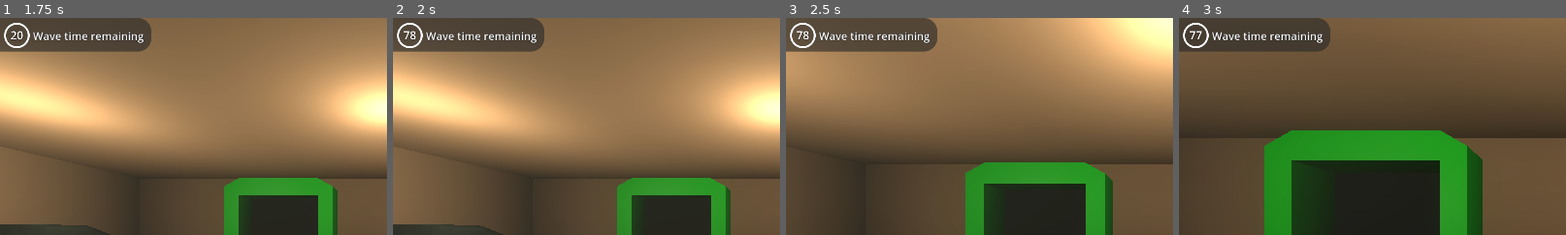
Above: before the commit, frames 1-4 (left to right).
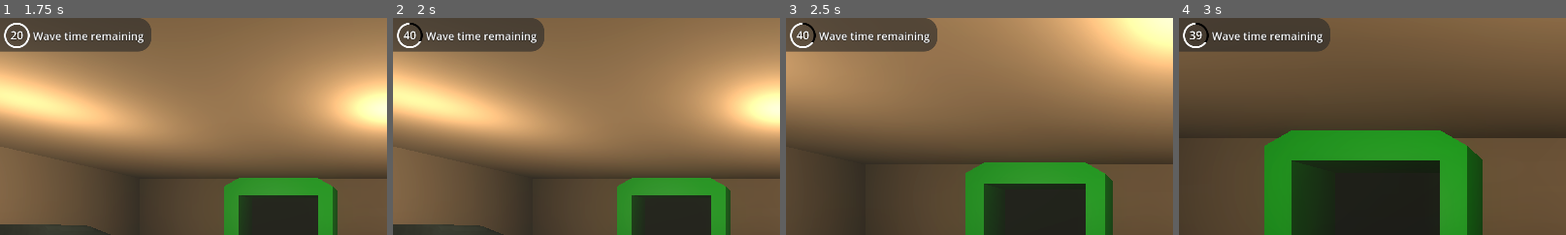
Above: after the commit, the same moments.

Repository: MonoLogicCodes/packing-hours
Game: Godot game, scene res://Scenes/Screens/main_screen.tscn
The game is run twice, just before and just after one commit, with the same random seed, the same clock (stepped at 60 frames per second) and the same inputs.
Inputs (mouse positions are % of the whole screen's width and height, from its top left):
- Up to frame 1 (1.75 s): tap Enter at 0.5 s; move the mouse to (72, 45) at 0.52 s; hold D (right) 0.53-1.25 s; right-click (72, 45) at 0.6 s; click "LOAD GAME" at 1.25 s
- Up to frame 2 (2 s): no input
- Up to frame 3 (2.5 s): move the mouse to (45, 50) at 2.02 s; hold W (forward) from 2.03 s (still down); right-click (45, 50) at 2.1 s
- Up to frame 4 (3 s): keep holding W (forward); move the mouse to (52, 48) at 2.77 s; right-click (52, 48) at 2.85 s
The pictures show only the part of the screen within x 0-50%, y 0-50%; the shares and areas given below are measured in that part.

Frame 1 is identical in both runs. In frame 2, 0.1% of the frame differs, in the area x 2-8%, y 2-11%; in frame 3, 0.2%; in frame 4, 0.2%, in the area x 2-8%, y 2-12%.

Commit message:
Added Audio Manager
1. Added audio manager
2. Added SFX (part 1)

Diff:
--- a/Scenes/Box/box.tscn
+++ b/Scenes/Box/box.tscn
@@ -118,7 +118,7 @@
 shadow_mesh = SubResource("ArrayMesh_a8dol")
 
 [sub_resource type="BoxShape3D" id="BoxShape3D_hex5h"]
-size = Vector3(0.9, 0.9, 0.9)
+size = Vector3(0.82836914, 0.19604492, 0.85058594)
 
 [sub_resource type="Animation" id="Animation_8rww4"]
 length = 0.001
@@ -302,6 +302,9 @@
 &"flaps_close": SubResource("Animation_2frdm")
 }
 
+[sub_resource type="BoxShape3D" id="BoxShape3D_2frdm"]
+size = Vector3(0.9, 0.8943359, 0.0146484375)
+
 [node name="Box" type="Area3D"]
 collision_layer = 4
 collision_mask = 256
@@ -338,7 +341,7 @@
 transform = Transform3D(-0.8, 0, 6.9938224e-08, 0, 0.8, 0, -6.9938224e-08, 0, -0.8, 1.9888683e-08, -0.033176064, -0.455)
 
 [node name="CollisionShape3D" type="CollisionShape3D" parent="."]
-transform = Transform3D(1, 0, 0, 0, 1, 0, 0, 0, 1, 0, 0.5, 0)
+transform = Transform3D(1, 0, 0, 0, 1, 0, 0, 0, 1, 0, 0.712429, 0)
 shape = SubResource("BoxShape3D_hex5h")
 
 [node name="toy_location" type="Marker3D" parent="."]
@@ -348,3 +351,24 @@
 libraries = {
 &"": SubResource("AnimationLibrary_cmmx2")
 }
+
+[node name="StaticBody3D" type="StaticBody3D" parent="."]
+transform = Transform3D(1, 0, 0, 0, 1, 0, 0, 0, 1, 0, 0.405, 0)
+collision_layer = 8
+collision_mask = 256
+
+[node name="CollisionShape3D" type="CollisionShape3D" parent="StaticBody3D"]
+transform = Transform3D(1, 0, 0, 0, 1, 0, 0, 0, 1, 0, 0.047167957, 0.45501104)
+shape = SubResource("BoxShape3D_2frdm")
+
+[node name="CollisionShape3D3" type="CollisionShape3D" parent="StaticBody3D"]
+transform = Transform3D(1, 0, 0, 0, 1, 0, 0, 0, 1, 0, 0.04699999, -0.45349336)
+shape = SubResource("BoxShape3D_2frdm")
+
+[node name="CollisionShape3D2" type="CollisionShape3D" parent="StaticBody3D"]
+transform = Transform3D(-4.371139e-08, 0, 1, 0, 1, 0, -1, 0, -4.371139e-08, 0.4518472, 0.047167957, -0.0019321218)
+shape = SubResource("BoxShape3D_2frdm")
+
+[node name="CollisionShape3D4" type="CollisionShape3D" parent="StaticBody3D"]
+transform = Transform3D(-4.371139e-08, 0, 1, 0, 1, 0, -1, 0, -4.371139e-08, -0.4518473, 0.047167957, -0.0019321218)
+shape = SubResource("BoxShape3D_2frdm")
--- a/Scenes/Entities/the_eye.tscn
+++ b/Scenes/Entities/the_eye.tscn
@@ -146,32 +146,34 @@
 
 [node name="Sprite3D2" type="Sprite3D" parent="."]
 transform = Transform3D(-4.3711385e-08, 0, 0.8, 0, 1, 0, -0.99999994, 0, -3.4969112e-08, 0, 0.013, 0.60418963)
+billboard = 2
 texture = ExtResource("2_slv8u")
 
 [node name="Sprite3D3" type="Sprite3D" parent="."]
 transform = Transform3D(-4.3711385e-08, 0, 0.8, 0, 1, 0, -0.99999994, 0, -3.4969112e-08, 0, 0.018, -0.61294603)
+billboard = 2
 texture = ExtResource("2_slv8u")
 
 [node name="right_yellow" type="OmniLight3D" parent="."]
 transform = Transform3D(1, 0, 0, 0, 1, 0, 0, 0, 1, 0, 0, -0.648)
 light_color = Color(1, 1, 0, 1)
+light_energy = 0.6
 shadow_enabled = true
 
 [node name="left_orange" type="OmniLight3D" parent="."]
 transform = Transform3D(1, 0, 0, 0, 1, 0, 0, 0, 1, 0, 0, 0.687)
 light_color = Color(1, 0.4, 0, 1)
-light_energy = 3.119
 omni_range = 0.85178566
 
 [node name="right_orange" type="OmniLight3D" parent="."]
 transform = Transform3D(1, 0, 0, 0, 1, 0, 0, 0, 1, 0, 0, -0.648)
 light_color = Color(1, 0.4, 0, 1)
-light_energy = 3.331
 omni_range = 0.85178566
 
 [node name="left_yellow" type="OmniLight3D" parent="."]
 transform = Transform3D(1, 0, 0, 0, 1, 0, 0, 0, 1, 0, 0, 0.687)
 light_color = Color(1, 1, 0, 1)
+light_energy = 0.6
 shadow_enabled = true
 
 [node name="AnimationPlayer" type="AnimationPlayer" parent="."]
--- a/Scenes/Player/player.tscn
+++ b/Scenes/Player/player.tscn
@@ -37,7 +37,7 @@
 
 [node name="RayCast3D" type="RayCast3D" parent="Head/Camera3D"]
 target_position = Vector3(0, 0, -4)
-collision_mask = 6
+collision_mask = 14
 collide_with_areas = true
 
 [node name="Hand" type="Node3D" parent="Head/Camera3D"]
--- a/Scenes/Screens/main_screen.tscn
+++ b/Scenes/Screens/main_screen.tscn
@@ -1,7 +1,8 @@
-[gd_scene load_steps=3 format=3 uid="uid://bhfbw2dhyms4f"]
+[gd_scene load_steps=4 format=3 uid="uid://bhfbw2dhyms4f"]
 
 [ext_resource type="Script" uid="uid://vqqwdv3egxet" path="res://Scripts/Scenes/main_screen.gd" id="1_4otkm"]
 [ext_resource type="FontFile" uid="uid://iy8yt2ouvhvt" path="res://Assets/fonts/BebasNeue-Regular.ttf" id="1_dslnq"]
+[ext_resource type="AudioStream" uid="uid://cuakp5jl7ugfo" path="res://SFX/MenuSounds/main_menu.ogg" id="3_euuhy"]
 
 [node name="MainScreen" type="Node"]
 process_mode = 3
@@ -65,5 +66,10 @@
 theme_override_font_sizes/font_size = 116
 text = "PACKING HOURS!"
 
+[node name="AudioStreamPlayer" type="AudioStreamPlayer" parent="."]
+stream = ExtResource("3_euuhy")
+volume_db = -10.0
+autoplay = true
+
 [connection signal="pressed" from="CanvasLayer/VBoxContainer/Load Game" to="." method="_on_load_game_pressed"]
 [connection signal="pressed" from="CanvasLayer/VBoxContainer/Quit" to="." method="_on_quit_pressed"]
--- a/Scenes/World/world.tscn
+++ b/Scenes/World/world.tscn
@@ -304,7 +304,7 @@
 shape = SubResource("BoxShape3D_vadfg")
 
 [node name="the_eye_pos" type="Marker3D" parent="."]
-transform = Transform3D(1, 0, 0, 0, 1, 0, 0, 0, 1, -9.892627, 2.464052, -3.265)
+transform = Transform3D(1, 0, 0, 0, 1, 0, 0, 0, 1, -9.691355, 2.464052, -3.265)
 
 [connection signal="body_entered" from="pickup_zone" to="." method="_on_pickup_zone_body_entered"]
 [connection signal="body_exited" from="pickup_zone" to="." method="_on_pickup_zone_body_exited"]
--- /dev/null
+++ b/Scenes/audio_manager/audio_manager.tscn
@@ -0,0 +1,83 @@
+[gd_scene load_steps=14 format=3 uid="uid://dv41ifxk3bdlx"]
+
+[ext_resource type="Script" uid="uid://b614ti18ds0h8" path="res://Scripts/Managers/audio_manager.gd" id="1_3veih"]
+[ext_resource type="AudioStream" uid="uid://0vrcx26hc3py" path="res://SFX/GameSounds/walking.ogg" id="2_cfpoy"]
+[ext_resource type="AudioStream" uid="uid://cp13tpee1p16m" path="res://SFX/GameSounds/box_flap_close.wav" id="4_a75f0"]
+[ext_resource type="AudioStream" uid="uid://didqmm1cpn1d7" path="res://SFX/GameSounds/place_toy.wav" id="4_jf51j"]
+[ext_resource type="AudioStream" uid="uid://ui4cyediiv7w" path="res://SFX/GameSounds/gift_wrap.wav" id="4_oqt60"]
+[ext_resource type="AudioStream" uid="uid://4j65ms3061xo" path="res://SFX/GameSounds/pop.wav" id="5_oqt60"]
+[ext_resource type="AudioStream" uid="uid://bxwje3v3ymyk3" path="res://SFX/MenuSounds/lose_screen.ogg" id="7_fncwv"]
+[ext_resource type="AudioStream" uid="uid://hv80npldwum8" path="res://SFX/GameSounds/swoosh.wav" id="7_qk3ae"]
+[ext_resource type="AudioStream" uid="uid://oyf1kr7flkxd" path="res://SFX/Ambience/Ventilation.ogg" id="8_mtnen"]
+[ext_resource type="AudioStream" uid="uid://4fi302lbyhn0" path="res://SFX/GameSounds/swoosh2.wav" id="8_nxg5c"]
+[ext_resource type="AudioStream" uid="uid://r178fhevneqv" path="res://SFX/Ambience/the_eye.ogg" id="9_l8crj"]
+[ext_resource type="AudioStream" uid="uid://8eoic8ig48v1" path="res://SFX/Ambience/EntityAppear.wav" id="10_8tofm"]
+[ext_resource type="AudioStream" uid="uid://dn7xvg6hif63w" path="res://SFX/Ambience/intenseMusic.wav" id="11_qk3ae"]
+
+[node name="AudioManager" type="Node"]
+script = ExtResource("1_3veih")
+
+[node name="GameSounds" type="Node" parent="."]
+
+[node name="walking" type="AudioStreamPlayer" parent="GameSounds"]
+stream = ExtResource("2_cfpoy")
+volume_db = -15.0
+bus = &"GameSounds"
+
+[node name="toy_picked" type="AudioStreamPlayer" parent="GameSounds"]
+bus = &"GameSounds"
+
+[node name="toy_placed" type="AudioStreamPlayer" parent="GameSounds"]
+stream = ExtResource("4_jf51j")
+volume_db = -15.0
+bus = &"GameSounds"
+
+[node name="box_close" type="AudioStreamPlayer" parent="GameSounds"]
+stream = ExtResource("4_a75f0")
+volume_db = -3.0
+
+[node name="gift_wrap" type="AudioStreamPlayer" parent="GameSounds"]
+stream = ExtResource("4_oqt60")
+volume_db = -10.0
+bus = &"GameSounds"
+
+[node name="pop" type="AudioStreamPlayer" parent="GameSounds"]
+stream = ExtResource("5_oqt60")
+volume_db = -10.0
+bus = &"GameSounds"
+
+[node name="swoosh" type="AudioStreamPlayer" parent="GameSounds"]
+stream = ExtResource("7_qk3ae")
+volume_db = -8.0
+bus = &"GameSounds"
+
+[node name="swoosh2" type="AudioStreamPlayer" parent="GameSounds"]
+stream = ExtResource("8_nxg5c")
+bus = &"GameSounds"
+
+[node name="MenuSounds" type="Node" parent="."]
+
+[node name="lose_screen" type="AudioStreamPlayer" parent="MenuSounds"]
+stream = ExtResource("7_fncwv")
+bus = &"Menu"
+
+[node name="AmbientSounds" type="Node" parent="."]
+
+[node name="Ventillation" type="AudioStreamPlayer" parent="AmbientSounds"]
+stream = ExtResource("8_mtnen")
+volume_db = -8.0
+autoplay = true
+bus = &"Ambience"
+
+[node name="TheEye" type="AudioStreamPlayer" parent="AmbientSounds"]
+stream = ExtResource("9_l8crj")
+volume_db = -10.0
+bus = &"Ambience"
+
+[node name="EntityAppear" type="AudioStreamPlayer" parent="AmbientSounds"]
+stream = ExtResource("10_8tofm")
+bus = &"Ambience"
+
+[node name="Watcher" type="AudioStreamPlayer" parent="AmbientSounds"]
+stream = ExtResource("11_qk3ae")
+volume_db = -4.0
--- a/Scenes/main.tscn
+++ b/Scenes/main.tscn
@@ -1,8 +1,9 @@
-[gd_scene load_steps=15 format=3 uid="uid://5w1qdgy6oegd"]
+[gd_scene load_steps=16 format=3 uid="uid://5w1qdgy6oegd"]
 
 [ext_resource type="PackedScene" uid="uid://bjdh63hcwc37g" path="res://Scenes/World/world.tscn" id="1_jjgbg"]
 [ext_resource type="Script" uid="uid://d2dtvclyryyrt" path="res://Scripts/Managers/game_manager.gd" id="2_bo1nx"]
 [ext_resource type="Script" uid="uid://c8e3qqa072yim" path="res://Scripts/Managers/anomaly_manager.gd" id="3_8gbba"]
+[ext_resource type="PackedScene" uid="uid://dv41ifxk3bdlx" path="res://Scenes/audio_manager/audio_manager.tscn" id="4_344ge"]
 [ext_resource type="Script" uid="uid://vm8fhhjlhmsj" path="res://Scripts/UI/ui.gd" id="4_kry3j"]
 [ext_resource type="Texture2D" uid="uid://b276gntvgtxm2" path="res://Assets/UI/HUD/crosshair009.png" id="5_21xkr"]
 [ext_resource type="Texture2D" uid="uid://6ewmd7ki2wxc" path="res://Assets/UI/HUD/white_ring.png" id="6_6bp64"]
@@ -102,6 +103,8 @@
 [node name="AnomalyManager" type="Node" parent="Managers"]
 script = ExtResource("3_8gbba")
 
+[node name="AudioManager" parent="Managers" instance=ExtResource("4_344ge")]
+
 [node name="UI" type="CanvasLayer" parent="." node_paths=PackedStringArray("wave_timer", "inter_wave_timer", "eff_anim_player", "hud", "hud_wave_timer_label", "hud_wave_progress_bar", "hud_inter_wave_timer_label", "hud_inter_wave_timer_panel", "hud_curr_wave_number", "pause_menu", "lose_screen")]
 script = ExtResource("4_kry3j")
 wave_timer = NodePath("../Managers/GameManager/wave_timer")
--- a/Scripts/Box.gd
+++ b/Scripts/Box.gd
@@ -16,7 +16,7 @@
 
 func deposit_toy(object:Object):
 	if packed:return object
-
+	if object.get_model()!=model:return object
 	#FOR CORRUPTED TOYS ONLY
 	if anomaly==Global.anomaly_types.CORRUPTED_TOY and not is_trash_box:
 		Global.world.spawn_trash_box([model,anomaly])#only 1 can spawn(logic at world)
@@ -42,23 +42,25 @@
 		if Global.world.watcher:
 			Global.player.emit_signal("game_over")
 
-	if(object.get_model()==model):
-		emit_signal("toy_placed",anomaly)
-		object.visible=true
-		object.placed_in_box=true
-		object.reparent(toy_location_marker)#so that we can toggle visibility
-		object.global_position = toy_location_marker.global_position
-		object.global_rotation = global_rotation
-		object.deactivate()
-		packed=true
 
-		if Global.game_manager.toys_left_to_place>0:
-			Global.game_manager.toys_left_to_place-=1
-		Global.game_manager.check_if_all_placed()
+	emit_signal("toy_placed",anomaly)
 
-		return null#now picked_toy will be null
-	else:#wrong destination(reject back toy)
-		return object
+	Global.audio_manager.picked_up_toy(model)
+	Global.audio_manager.toy_placed.play()
+
+	object.visible=true
+	object.placed_in_box=true
+	object.reparent(toy_location_marker)#so that we can toggle visibility
+	object.global_position = toy_location_marker.global_position
+	object.global_rotation = global_rotation
+	object.deactivate()
+	packed=true
+
+	if Global.game_manager.toys_left_to_place>0:
+		Global.game_manager.toys_left_to_place-=1
+	Global.game_manager.check_if_all_placed()
+
+	return null#now picked_toy will be null
 
 func set_data(data):
 	model=data[0]
@@ -86,13 +88,20 @@
 
 func close_box():
 	anim_player.play("flaps_close")
+	Global.audio_manager.box_close.play()
 	await anim_player.animation_finished
+
 	toy_location_marker.visible = false
 	anim_player.play("box_pop")
+	Global.audio_manager.gift_wrap.play()
 	await anim_player.animation_finished
+
+	Global.audio_manager.gift_wrap.stop()
 	box_model.visible = false
 	gift_box.visible = true
+	Global.audio_manager.pop.play()
 	await get_tree().create_timer(1).timeout
+
 	Global.world.move_packed_box_back(self,cb_pos)
 
 func set_conv_belt_pos(pos:Vector3):
--- a/Scripts/Global.gd
+++ b/Scripts/Global.gd
@@ -2,6 +2,7 @@
 
 var game_manager:Node#set by game_manager itself
 var anomaly_manager:Node#set by anomaly_manager itself
+var audio_manager:Node
 var player:Node3D#set by player itself
 var world:Node3D#set by world itself
 #Scenes:PackedScenes
@@ -43,6 +44,18 @@
 	"train2":preload("res://Assets/2D_icons/train_2.png"),
 }
 
+var toy_pickup_sounds = {
+	"ball":[preload("res://SFX/GameSounds/pickup_football.wav"),-20],
+	"car1":[preload("res://SFX/GameSounds/pickup_plastic_toy.wav"),0],
+	"car2":[preload("res://SFX/GameSounds/pickup_plastic_toy.wav"),0],
+	"car3":[preload("res://SFX/GameSounds/pickup_plastic_toy.wav"),0],
+	"car4":[preload("res://SFX/GameSounds/pickup_plastic_toy.wav"),0],
+	"ship1":[preload("res://SFX/GameSounds/pickup_plastic_toy.wav"),0],
+	"ship2":[preload("res://SFX/GameSounds/pickup_plastic_toy.wav"),0],
+	"train1":[preload("res://SFX/GameSounds/pickup_plastic_toy.wav"),0],
+	"train2":[preload("res://SFX/GameSounds/pickup_plastic_toy.wav"),0],
+}
+
 enum anomaly_types {
 	NONE,FAST_SPEED,SLOW_SPEED,INVERT_GRAVITY,FOG,LIGHTS_OFF,HEAVY_TOY,HYPEROPIA,ADAMANT_BOX\
 	,CLUMSY_TOY,RED_LIGHT,CORRUPTED_TOY,MIMIC,WATCHER,THE_EYE
--- a/Scripts/Managers/anomaly_manager.gd
+++ b/Scripts/Managers/anomaly_manager.gd
@@ -30,9 +30,12 @@
 		Global.anomaly_types.MIMIC:
 			Global.player.start_mimic_toy()
 		Global.anomaly_types.WATCHER:
+			Global.audio_manager.entity_appear.play()
+			Global.audio_manager.play_current_main_theme("watcher")
 			Global.world.lights_off()
 			Global.world.spawn_watcher()
 		Global.anomaly_types.THE_EYE:
+			Global.audio_manager.play_current_main_theme("the_eye")
 			Global.world.lights_off()
 			Global.world.spawn_eye()
 
@@ -64,8 +67,11 @@
 		Global.anomaly_types.MIMIC:
 			Global.player.stop_mimic_toy()
 		Global.anomaly_types.WATCHER:#despawn mechanic in world itself
+			Global.audio_manager.play_current_main_theme("normal")
 			Global.world.lights_on()
 		Global.anomaly_types.THE_EYE:
+			Global.audio_manager.play_current_main_theme("normal")
+			Global.audio_manager.entity_appear.play()
 			Global.world.lights_on()
 			Global.world.despawn_eye()
 
--- /dev/null
+++ b/Scripts/Managers/audio_manager.gd
@@ -0,0 +1,38 @@
+extends Node
+
+
+@onready var ventillation: AudioStreamPlayer = $AmbientSounds/Ventillation
+@onready var walking: AudioStreamPlayer = $GameSounds/walking
+@onready var toy_picked: AudioStreamPlayer = $GameSounds/toy_picked
+@onready var toy_placed: AudioStreamPlayer = $GameSounds/toy_placed
+@onready var pop: AudioStreamPlayer = $GameSounds/pop
+@onready var gift_wrap: AudioStreamPlayer = $GameSounds/gift_wrap
+@onready var box_close: AudioStreamPlayer = $GameSounds/box_close
+@onready var lose_screen: AudioStreamPlayer = $MenuSounds/lose_screen
+@onready var the_eye: AudioStreamPlayer = $AmbientSounds/TheEye
+@onready var watcher: AudioStreamPlayer = $AmbientSounds/Watcher
+@onready var entity_appear: AudioStreamPlayer = $AmbientSounds/EntityAppear
+@onready var swoosh: AudioStreamPlayer = $GameSounds/swoosh
+@onready var swoosh_2: AudioStreamPlayer = $GameSounds/swoosh2
+
+
+@onready var bgm_themes = {
+	"normal":ventillation,
+	"the_eye":the_eye,
+	"watcher":watcher
+}
+
+func _ready() -> void:
+	Global.audio_manager = self
+
+func picked_up_toy(toy_model:String):
+	toy_picked.stream=Global.toy_pickup_sounds[toy_model][0]
+	toy_picked.volume_db=Global.toy_pickup_sounds[toy_model][1]
+	toy_picked.play()
+
+func play_current_main_theme(theme:String):
+	for aud_name in bgm_themes.keys():
+		if aud_name==theme:
+			bgm_themes[aud_name].play()
+			continue
+		bgm_themes[aud_name].stop()
--- a/Scripts/Managers/game_manager.gd
+++ b/Scripts/Managers/game_manager.gd
@@ -9,7 +9,7 @@
 @onready var inter_wave_timer = $inter_wave_timer
 
 const WAVES:Dictionary = {#[no_of_toys,duration,anomaly_types]
-	1:[2,78,[Global.anomaly_types.WATCHER,Global.anomaly_types.WATCHER]],#no of toys MUST BE <= 8
+	1:[2,40,[Global.anomaly_types.THE_EYE]],#no of toys MUST BE <= 8
 	2:[6,60,[Global.anomaly_types.FAST_SPEED]],
 	3:[2,15,[]],
 }
--- a/Scripts/Toys.gd
+++ b/Scripts/Toys.gd
@@ -12,6 +12,7 @@
 func pick_up_toy():#Called by player
 	if not active:return null
 
+	Global.audio_manager.picked_up_toy(model)
 	Global.world.try_move_toy()
 	emit_signal("toy_picked",anomaly)
 
--- a/Scripts/UI/ui.gd
+++ b/Scripts/UI/ui.gd
@@ -82,9 +82,11 @@
 func _on_main_menu_pressed() -> void:
 	Input.set_mouse_mode(Input.MOUSE_MODE_VISIBLE)
 	get_tree().change_scene_to_packed(Global.main_screen)
+
 #Lose Screen functions
 func game_lose():
 	pause_without_ui()
+	Global.audio_manager.lose_screen.play()
 	eff_anim_player.play("lose_fade")
 	await eff_anim_player.animation_finished
 	show_lose_screen(true)
--- a/Scripts/player.gd
+++ b/Scripts/player.gd
@@ -67,11 +67,16 @@
 		var x = cos(bob_time * BOB_FREQ * 0.5) * BOB_AMP
 		head.position += Vector3(x, y, 0)
 
+		if !Global.audio_manager.walking.playing:
+			Global.audio_manager.walking.play()
+
 		if red_light_active and not can_move:emit_signal("game_over")
 		if camera.fov!=curr_fov and not cam_fall:camera.fov=move_toward(camera.fov,curr_fov,speed)
 		velocity.x = move_dir.x * speed
 		velocity.z = move_dir.z * speed
 	else:
+
+		Global.audio_manager.walking.stop()
 
 		if curr_fov!=NORMAL_FOV and not cam_fall:camera.fov = move_toward(camera.fov,NORMAL_FOV,speed)
 		velocity.x = move_toward(velocity.x, 0, speed)
--- a/Scripts/world.gd
+++ b/Scripts/world.gd
@@ -63,6 +63,7 @@
 	tween.tween_property(toy,"global_position", next_toy_spawn_location.global_position,0.2)\
 	 .set_trans(Tween.TRANS_SINE)\
 	 .set_ease(Tween.EASE_IN_OUT)
+	Global.audio_manager.swoosh_2.play()
 
 func try_move_toy():#Should occur when i pick toy
 	await get_tree().create_timer(0.4).timeout
@@ -108,6 +109,7 @@
 	tween.tween_property(box,"global_position", pos,0.2)\
 	 .set_trans(Tween.TRANS_SINE)\
 	 .set_ease(Tween.EASE_IN_OUT)
+	Global.audio_manager.swoosh.play()
 	tween.tween_property(box,"global_position", box_init_spawn_pos ,0.8)\
 	 .set_trans(Tween.TRANS_SINE)\
 	 .set_ease(Tween.EASE_IN_OUT)
@@ -238,7 +240,8 @@
 
 func despawn_watcher():
 	reset_fog()
-
+	Global.audio_manager.entity_appear.play()
+	Global.audio_manager.watcher.stop()
 	if not watcher:return
 	watcher.queue_free()
 	watcher_visibility_box = null
--- /dev/null
+++ b/default_bus_layout.tres
@@ -0,0 +1,21 @@
+[gd_resource type="AudioBusLayout" format=3 uid="uid://bumux3uy3i7r7"]
+
+[resource]
+bus/1/name = &"Ambience"
+bus/1/solo = false
+bus/1/mute = false
+bus/1/bypass_fx = false
+bus/1/volume_db = 0.0
+bus/1/send = &"Master"
+bus/2/name = &"Menu"
+bus/2/solo = false
+bus/2/mute = false
+bus/2/bypass_fx = false
+bus/2/volume_db = 0.0
+bus/2/send = &"Master"
+bus/3/name = &"GameSounds"
+bus/3/solo = false
+bus/3/mute = false
+bus/3/bypass_fx = false
+bus/3/volume_db = 0.0
+bus/3/send = &"Master"
Not shown, added: SFX/Ambience/EntityAppear.wav.import
Not shown, added: SFX/Ambience/Ventilation.ogg.import
Not shown, added: SFX/Ambience/ambience.ogg.import
Not shown, added: SFX/Ambience/intenseMusic.wav.import
Not shown, added: SFX/Ambience/the_eye.ogg.import
Not shown, added: SFX/GameSounds/box_flap_close.wav.import
Not shown, added: SFX/GameSounds/gift_wrap.wav.import
Not shown, added: SFX/GameSounds/pickup_football.wav.import
Not shown, added: SFX/GameSounds/pickup_plastic_toy.wav.import
Not shown, added: SFX/GameSounds/place_toy.wav.import
Not shown, added: SFX/GameSounds/pop.wav.import
Not shown, added: SFX/GameSounds/swoosh.wav.import
(and 24 more such lines)
